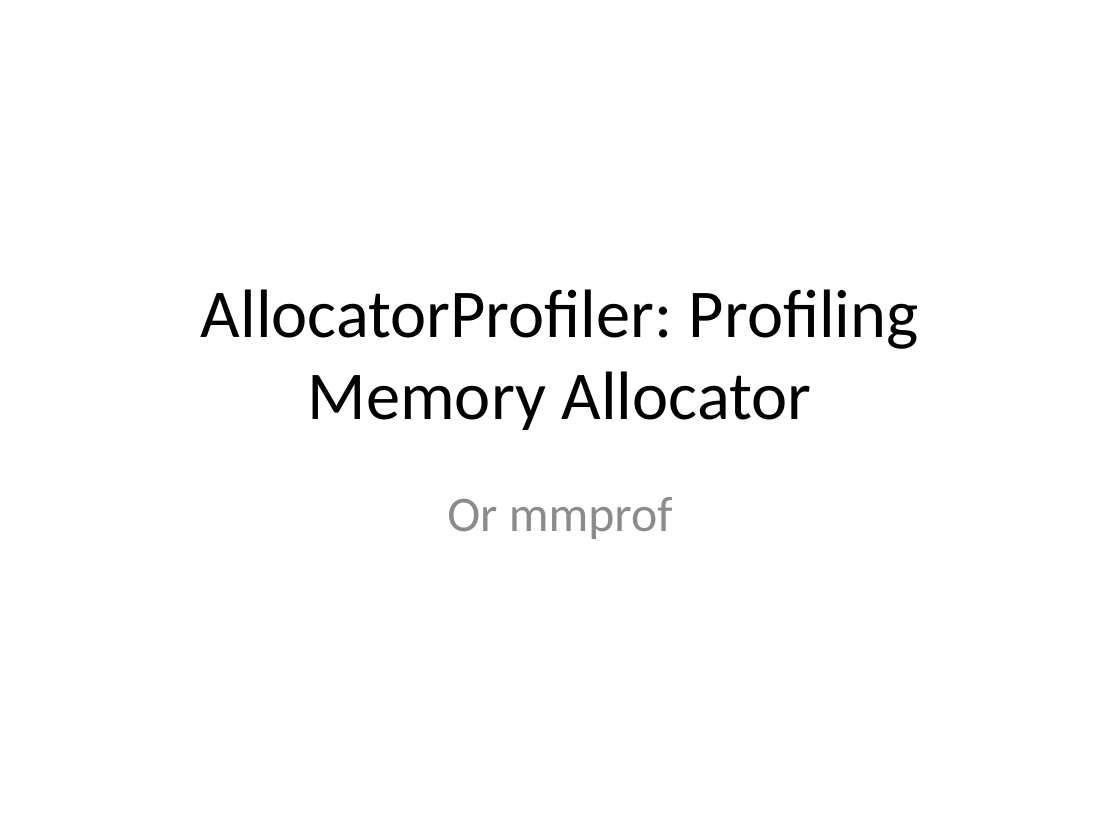
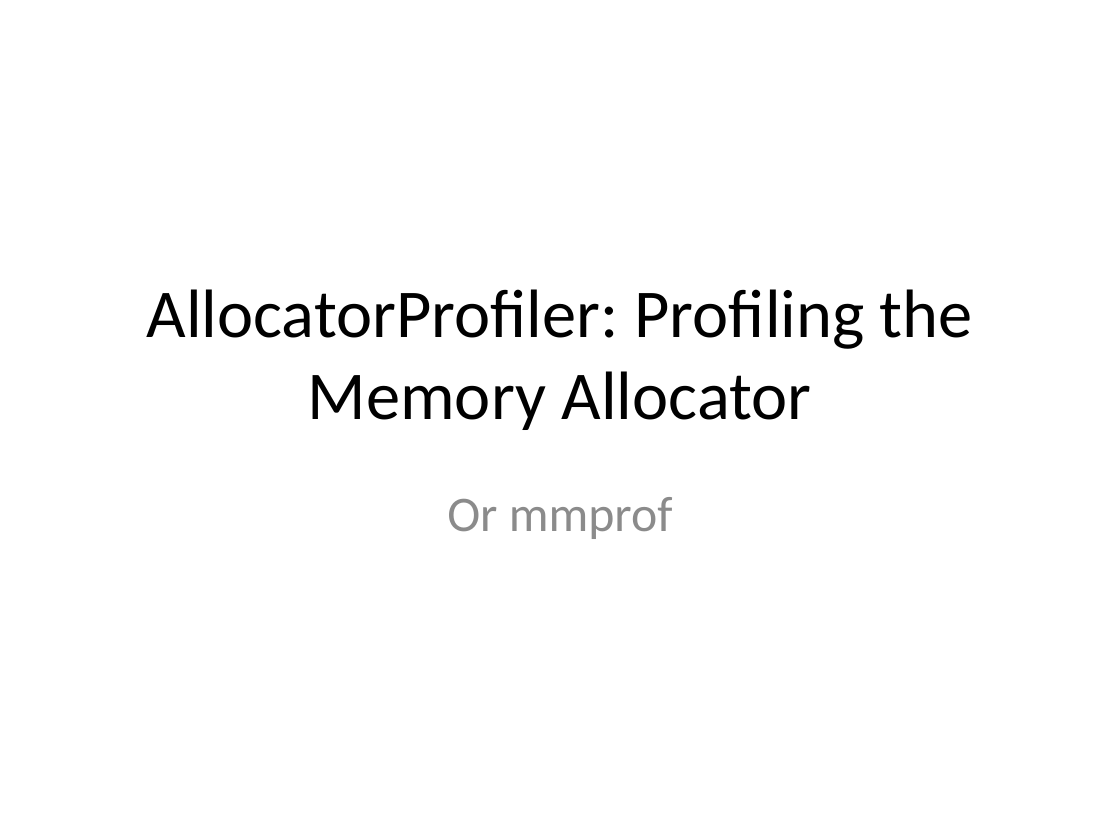
Before and after one commit to UTSASRG/MemPerf-Pro, a slide deck: slide 1 of AllocatorProfiler.pptx. Drawn at 1120x840 pixels with LibreOffice and Linux fonts; fonts in the diff are those of the drawing. Boxes give left, top, right and bottom in pixels: in the first picture for what was removed or moved away, otherwise in the second. Text is boxed around its words. In the diff, an @@ line names an element or a change of style, - is before the commit and + after.

```diff
--- a/AllocatorProfiler.pptx
+++ b/AllocatorProfiler.pptx
@@ title at box(147, 289, 973, 430): text changed @@
-AllocatorProfiler: Profiling Memory Allocator
+AllocatorProfiler: Profiling the Memory Allocator
```
Also in this commit, not shown: 2 other slides changed.
